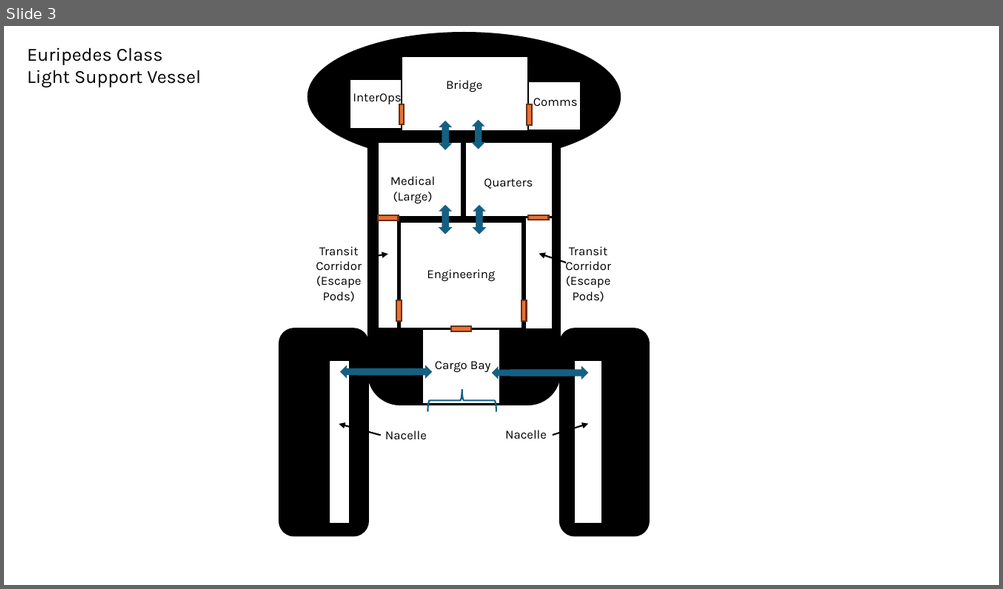
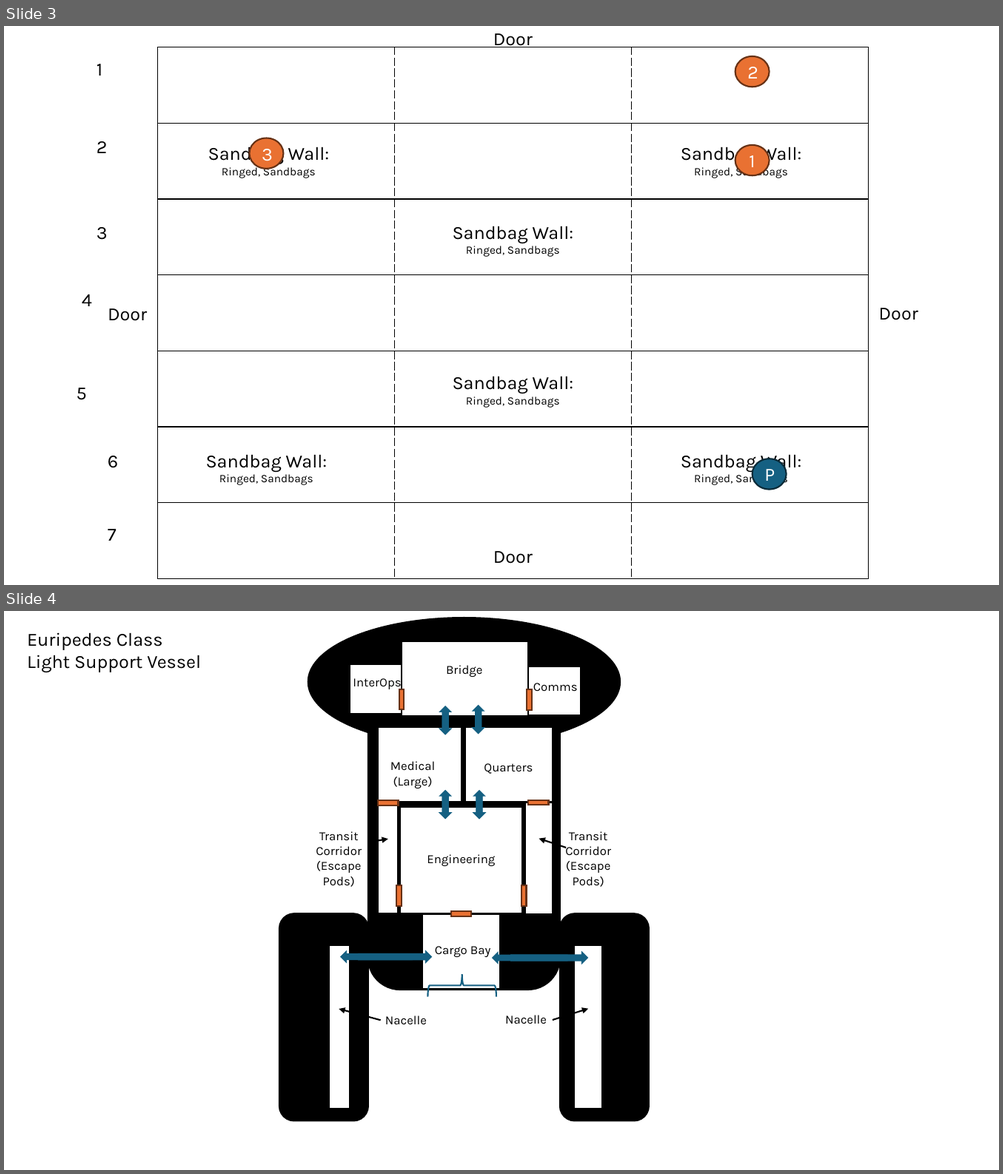
Before and after one commit to pearsonh/ProjectHullraker, a slide deck: Project Hullraker Diagrams.pptx. Shown one above the other, each under a label of ours: slide 3 before the commit, slides 3 and 4 after it. The pictures are 1003x589 and 1003x1174 pixels, drawn with LibreOffice and Linux fonts; fonts in the diff are those of the drawing. Boxes give left, top, right and bottom in pixels: in the first picture for what was removed or moved away, otherwise in the second. Text is boxed around its words. In the diff, an @@ line names an element or a change of style, - is before the commit and + after.

```diff
--- a/Project Hullraker Diagrams.pptx
+++ b/Project Hullraker Diagrams.pptx
@@ slide 3 added at box(4, 26, 999, 585), background #FFFFFF @@
@@ table added at box(158, 47, 868, 579), 7 rows, 3 columns @@
+ |  | 
+ |  | 
+ |  | 
+ |  | 
+ |  | 
+ |  | 
+ |  | 
@@ text added at box(493, 33, 532, 47), 18 pt, text #000000 @@
+Door
@@ text added at box(96, 64, 102, 76), 18 pt, text #000000 @@
+1
@@ ellipse added at box(735, 56, 769, 87), fill #E97132, outline #663216 1.5 pt, 18 pt, text #FFFFFF @@
+2
@@ text added at box(96, 141, 108, 153), 18 pt, text #000000 @@
+2
@@ text added at box(208, 144, 330, 178), 11 pt, text #000000 @@
+Sandbag Wall:
+Ringed, Sandbags
@@ ellipse added at box(250, 138, 284, 169), fill #E97132, outline #663216 1.5 pt, 18 pt, text #FFFFFF @@
+3
@@ text added at box(680, 144, 802, 179), 11 pt, text #000000 @@
+Sandbag Wall:
+Ringed, Sandbags
@@ ellipse added at box(735, 145, 769, 176), fill #E97132, outline #663216 1.5 pt, 18 pt, text #FFFFFF @@
+1
@@ text added at box(96, 227, 108, 240), 18 pt, text #000000 @@
+3
@@ text added at box(452, 226, 574, 257), 11 pt, text #000000 @@
+Sandbag Wall:
+Ringed, Sandbags
@@ text added at box(82, 295, 92, 306), 18 pt, text #000000 @@
+4
@@ text added at box(108, 309, 147, 321), 18 pt, text #000000 @@
+Door
@@ text added at box(879, 308, 918, 321), 18 pt, text #000000 @@
+Door
@@ text added at box(452, 376, 574, 408), 11 pt, text #000000 @@
+Sandbag Wall:
+Ringed, Sandbags
@@ text added at box(77, 388, 87, 400), 18 pt, text #000000 @@
+5
@@ text added at box(108, 456, 118, 469), 18 pt, text #000000 @@
+6
@@ text added at box(206, 454, 327, 486), 11 pt, text #000000 @@
+Sandbag Wall:
+Ringed, Sandbags
@@ text added at box(680, 454, 802, 486), 11 pt, text #000000 @@
+Sandbag Wall:
+Ringed, Sandbags
@@ ellipse added at box(752, 460, 787, 490), fill #156082, outline #092A39 1.5 pt, 18 pt, text #FFFFFF @@
+P
@@ text added at box(108, 529, 116, 541), 18 pt, text #000000 @@
+7
@@ text added at box(493, 551, 532, 564), 18 pt, text #000000 @@
+Door
@@ what was slide 3 is now slide 4 @@
```
Also in this commit, not shown: 2 slides changed, 1 other file.
